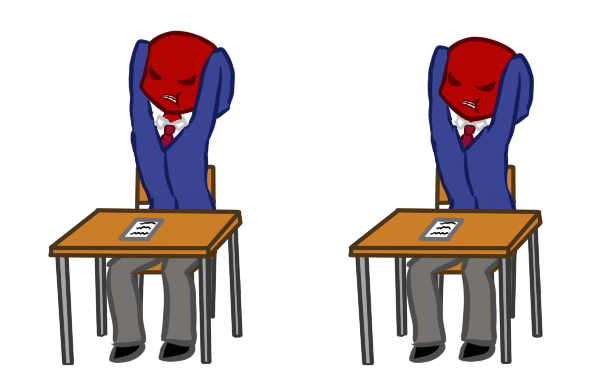
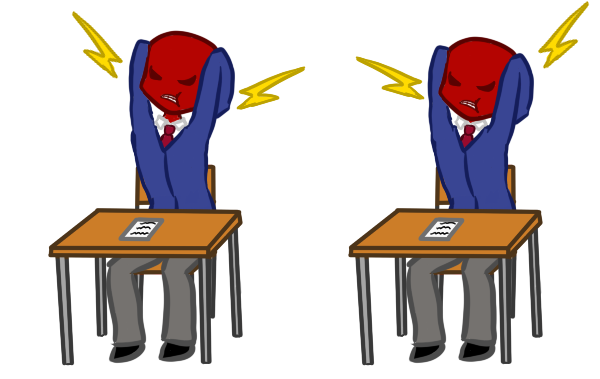
Layered file, before and after one edit (600x379). Changes by layer:
added layer "Layer18" above "Layer9(2)" over [71,1,590,110]
